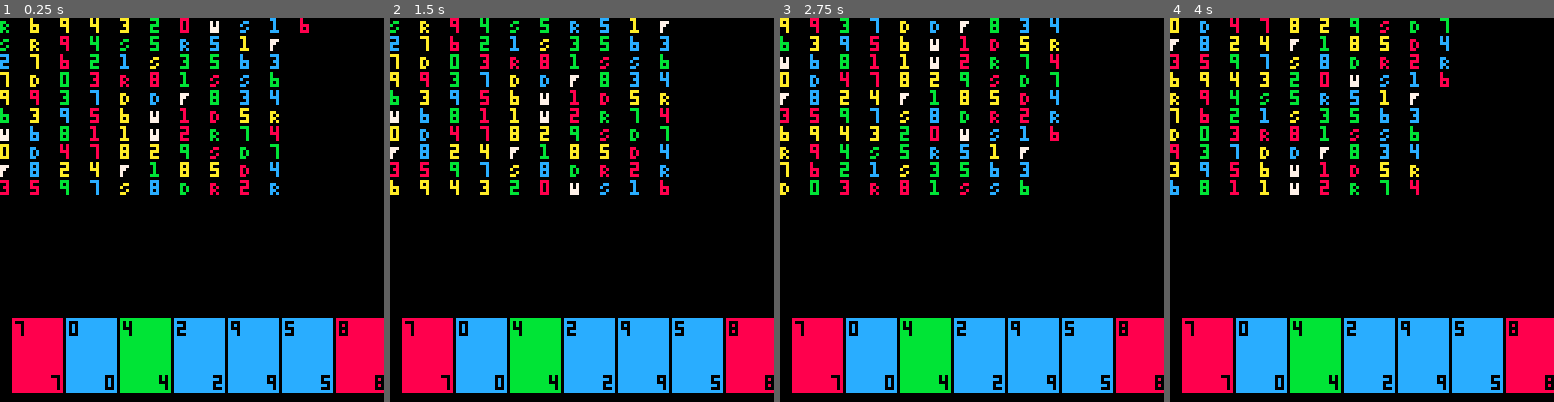
Above: before the commit, frames 1-4 (left to right).
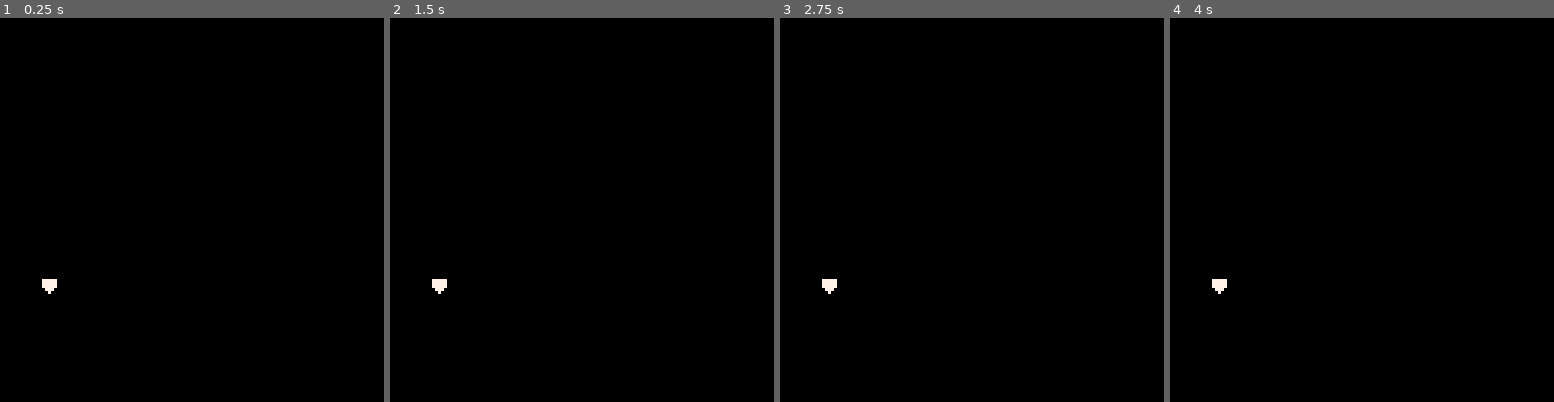
Above: after the commit, the same moments.

Repository: jakeharris/picuno
Game: PICO-8 cartridge carts/picuno.p8
The game is run twice, just before and just after one commit, with the same random seed, the same clock (stepped at 60 frames per second) and the same inputs.
Inputs:
- Up to frame 1 (0.25 s): no input
- Up to frame 2 (1.5 s): tap O (Z key) at 0.7 s
- Up to frame 3 (2.75 s): tap O (Z key) at 1.7, 2.1, 2.5 s
- Up to frame 4 (4 s): tap O (Z key) at 2.9, 3.3, 3.7 s

The runs differ from the first frame. In frame 1, 23% of the frame differs, in the area x 0-100%, y 0-98%; in frame 2, 23%; in frame 3, 23%; in frame 4, 23%.

Commit message:
Render cursor

Diff:
--- a/carts/picuno.p8
+++ b/carts/picuno.p8
@@ -24,9 +24,14 @@
   [14] = 'F'
 }
 
+deck = {}
+hand = {}
+cursor = 0
+
 function _init()
   cls()
 
+  deck = {}
   deck = generate_deck()
   deck = shuffle(deck)
 
@@ -34,6 +39,8 @@
   for i = 0, 6 do
     add(hand, draw(deck))
   end
+
+  cursor = 0
 
   print_deck(deck)
   render_hand(hand)
@@ -47,8 +54,9 @@
 
 function _draw()
   cls()
-  print_deck(deck)
-  render_hand(hand)
+  --print_deck(deck)
+  --render_hand(hand)
+  render_cursor(cursor, hand)
 end
 
 function get_display_rank(rank)
@@ -70,6 +77,12 @@
   for index, card in pairs(cards) do
     render_card(card, 4 + ((index - 1) * (CARD_CONSTS.width + 2)), 96 + 4) -- a little more than 3/4s down the screen
   end
+end
+
+function render_cursor(cursor, hand)
+  card_width = CARD_CONSTS.width + 2 -- 1-pixel border on each side. should this be in the constant?
+  x = 4 + (cursor * card_width + (card_width / 2))
+  spr(2, x, 96 - 10)
 end
 
 function generate_deck()
